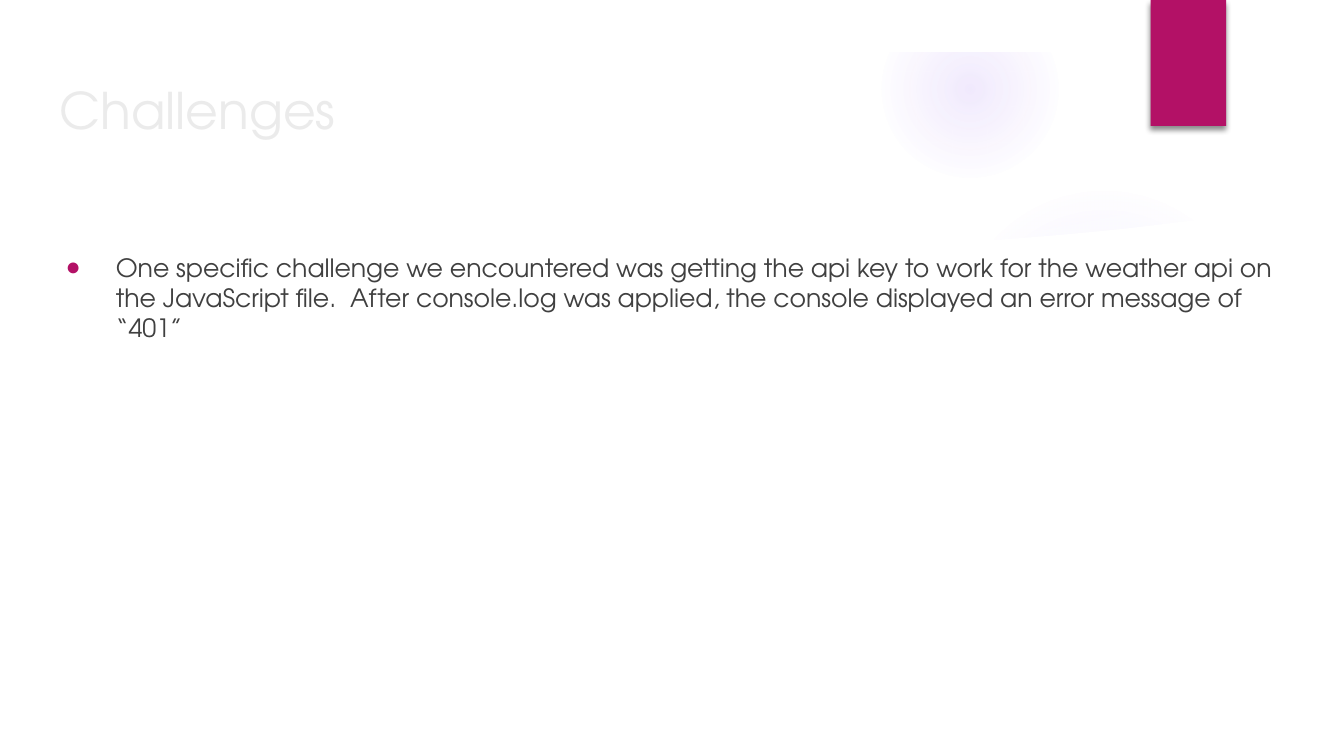
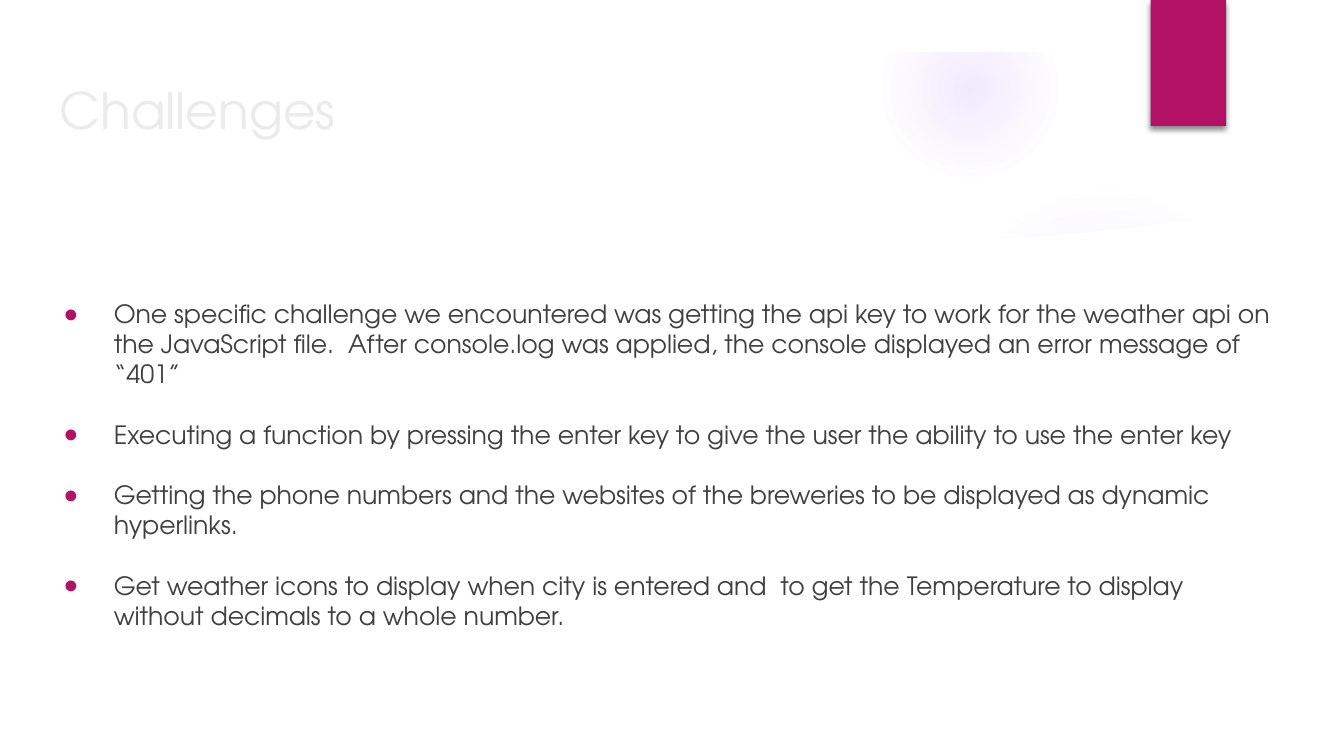
Before and after one commit to sdesire/APIs-For-IPAs, a slide deck: slide 6 of Project Presentation.pptx. Drawn at 1344x756 pixels with LibreOffice and Linux fonts; fonts in the diff are those of the drawing; background and template pictures are left out. Boxes give left, top, right and bottom in pixels: in the first picture for what was removed or moved away, otherwise in the second. Text is boxed around its words. In the diff, an @@ line names an element or a change of style, - is before the commit and + after.

```diff
--- a/Project Presentation.pptx
+++ b/Project Presentation.pptx
@@ text "One specific challenge we encountered ...": place and size @@
-text "One specific challenge we encountered ..." at (116, 258, 1272, 338)
+text "One specific challenge we encountered ..." at (114, 304, 1270, 626)
@@ text at (114, 425, 1231, 626): paragraphs added @@
+● Executing a function by pressing the enter key to give the user the ability to use the enter key
+● Getting the phone numbers and the websites of the breweries to be displayed as dynamic hyperlinks.
+● Get weather icons to display when city is entered and to get the Temperature to display without decimals to a whole number.
```
Also in this commit, not shown: 6 other slides changed.
